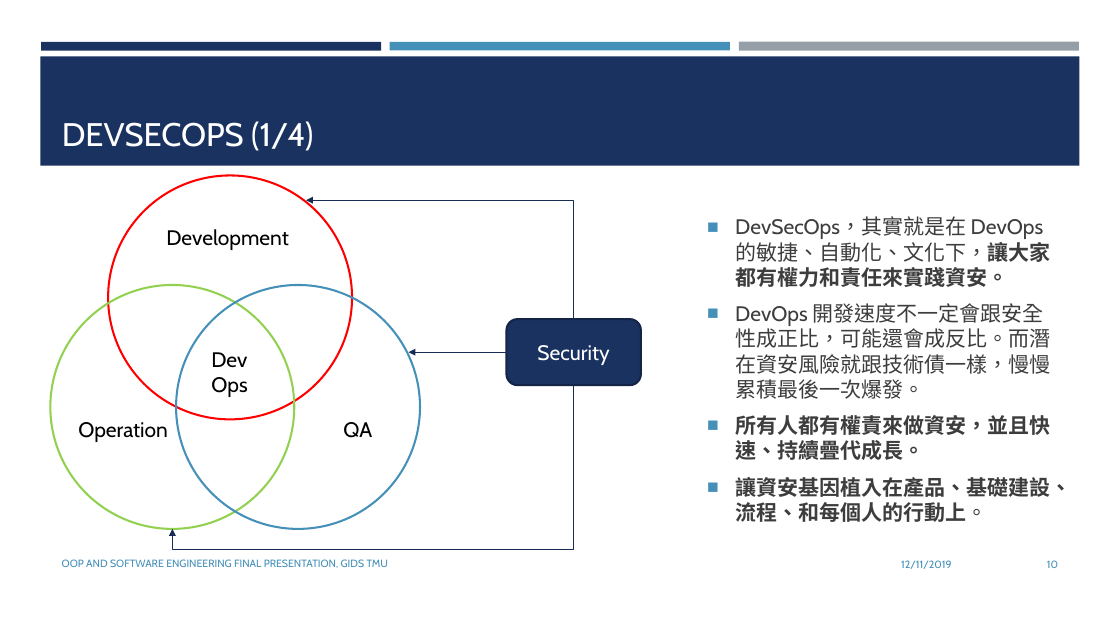
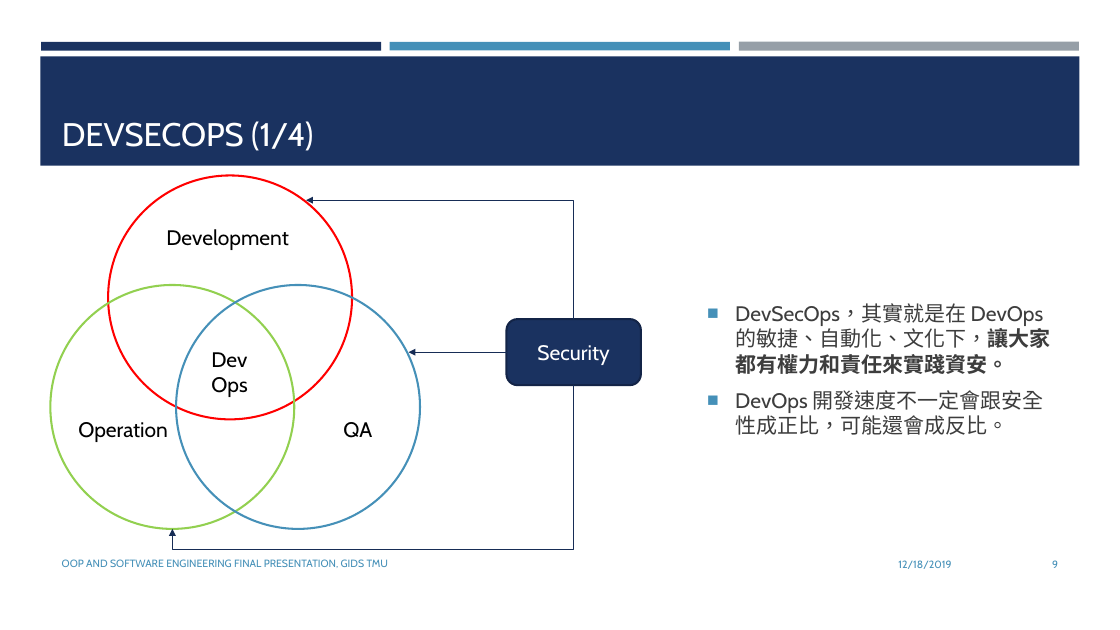
Before and after one commit to Weber12321/TMU-GIDS, a slide deck: slide 9 of 物件導向程式設計/Marry Devops and cybersecurity.pptx (slide 10 before the commit). Drawn at 1120x630 pixels with LibreOffice and Linux fonts; fonts in the diff are those of the drawing. Boxes give left, top, right and bottom in pixels: in the first picture for what was removed or moved away, otherwise in the second. Text is boxed around its words. In the diff, an @@ line names an element or a change of style, - is before the commit and + after.

```diff
--- a/物件導向程式設計/Marry Devops and cybersecurity.pptx
+++ b/物件導向程式設計/Marry Devops and cybersecurity.pptx
@@ text at <box>735,390,1043,435</box>: text changed @@
-■ DevOps 開發速度不一定會跟安全性成正比，可能還會成反比。而潛在資安風險就跟技術債一樣，慢慢累積最後一次爆發。
-■ 所有人都有權責來做資安，並且快速、持續疊代成長。
-■ 讓資安基因植入在產品、基礎建設、流程、和每個人的行動上。
+■ DevOps 開發速度不一定會跟安全性成正比，可能還會成反比。
@@ text at <box>898,560,951,569</box>: text changed @@
-12/11/2019
+12/18/2019
@@ page number at <box>1052,560,1058,568</box>: text changed @@
-10
+9
```
Also in this commit, not shown: 13 other slides changed, 1 slide removed, 4 other files.
